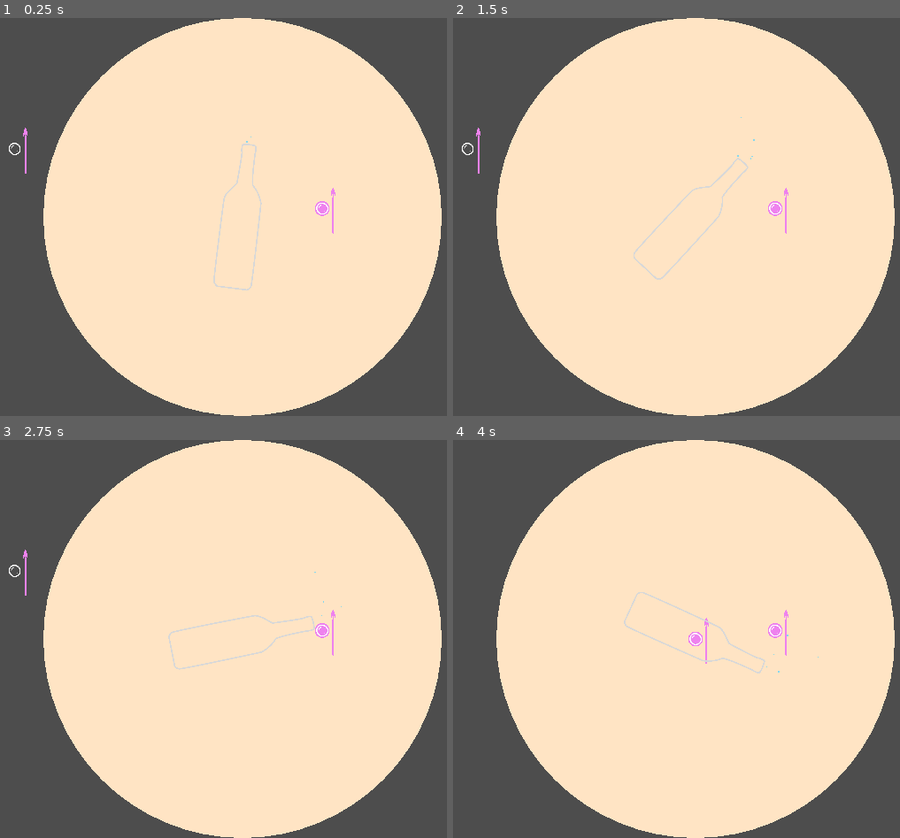
Above: before the commit, frames 1-4 (two rows, left to right).
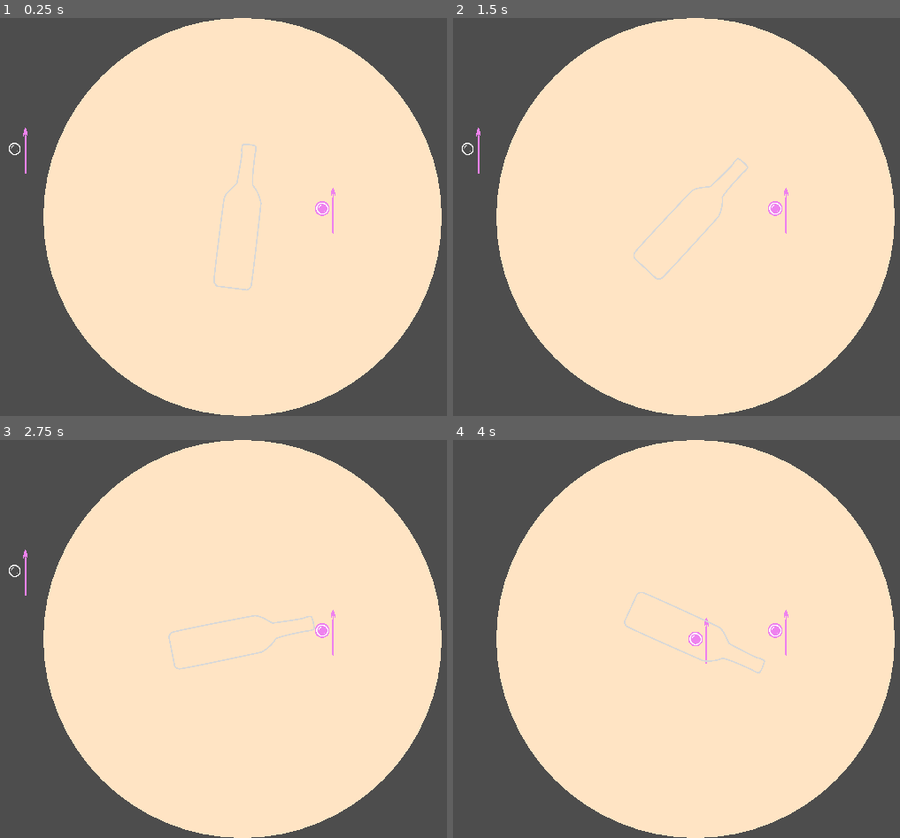
Above: after the commit, the same moments.

Repository: raffomania/bubbleneck
Game: Godot game, scene res://main.tscn
Two runs of this game, one before a commit and one after it. Both use one fixed random seed, a clock stepped at 60 frames per second and the inputs below.
Inputs:
- Up to frame 1 (0.25 s): no input
- Up to frame 2 (1.5 s): no input
- Up to frame 3 (2.75 s): no input
- Up to frame 4 (4 s): no input

The runs differ from the first frame. In frame 1, less than 0.1% of the frame differs, in the area x 55-57%, y 29-32%; in frame 2, less than 0.1%, in the area x 63-68%, y 24-36%; in frame 3, less than 0.1%; in frame 4, less than 0.1%.

Commit message:
update: bottle particles

Diff:
--- a/Bottle/bottle.tscn
+++ b/Bottle/bottle.tscn
@@ -6,8 +6,22 @@
 [sub_resource type="ParticleProcessMaterial" id="ParticleProcessMaterial_pwhv5"]
 lifetime_randomness = 0.5
 particle_flag_disable_z = true
+emission_shape = 1
+emission_sphere_radius = 13.58
 direction = Vector3(0, -1, 0)
 spread = 50.0
+initial_velocity_min = 144.96
+initial_velocity_max = 216.39
+gravity = Vector3(0, 0, 0)
+scale_max = 5.0
+
+[sub_resource type="ParticleProcessMaterial" id="ParticleProcessMaterial_aqyuu"]
+lifetime_randomness = 0.5
+particle_flag_disable_z = true
+emission_shape = 1
+emission_sphere_radius = 9.21
+direction = Vector3(0, -1, 0)
+spread = 4.0
 initial_velocity_min = 144.96
 initial_velocity_max = 216.39
 gravity = Vector3(0, 0, 0)
@@ -25,6 +39,26 @@
 
 [node name="GPUParticles2D" type="GPUParticles2D" parent="."]
 modulate = Color(0.352941, 0.827451, 1, 0.72549)
-position = Vector2(-19.4833, -603.333)
+self_modulate = Color(0, 0.756863, 1, 1)
+show_behind_parent = true
+position = Vector2(-16.15, -653.333)
 scale = Vector2(3.33333, 3.33333)
+amount = 500
 process_material = SubResource("ParticleProcessMaterial_pwhv5")
+lifetime = 3.0
+randomness = 1.0
+trail_enabled = true
+trail_lifetime = 0.05
+
+[node name="GPUParticles2D2" type="GPUParticles2D" parent="."]
+modulate = Color(0.352941, 0.827451, 1, 0.72549)
+self_modulate = Color(0, 0.756863, 1, 1)
+show_behind_parent = true
+position = Vector2(-19.4834, -236.667)
+scale = Vector2(3.33333, 3.33333)
+amount = 500
+amount_ratio = 0.75
+process_material = SubResource("ParticleProcessMaterial_aqyuu")
+randomness = 1.0
+trail_enabled = true
+trail_lifetime = 0.05
Not shown: 1 places in Bottle/bottle.tscn that only renumber resources
